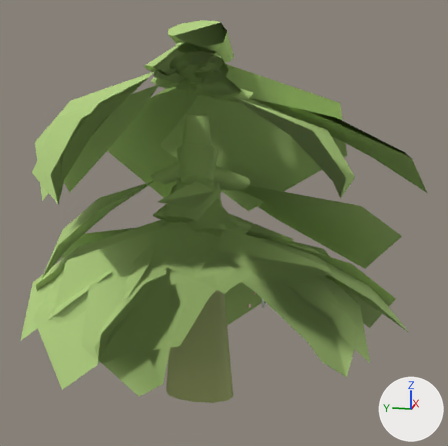
The glTF model web-forest/public/model/species/musa-ornata.glb as it was, and as the next commit left it.
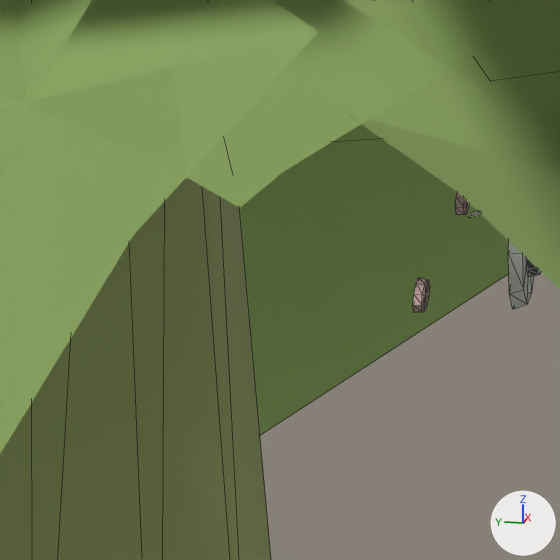
There are two pictures of each version: one whole from a camera (50 mm lens) standing at (-1.912, -0.405, 1.07) and looking at (0.002, -0.022, 0.591), one close up on the part from 43% to 60% of the width and 59% to 77% of the height. The lights are fixed; the arrows at lower right show +X, +Y and +Z. The first two pictures are the older version. The close-ups show mesh edges as thin lines. Everything nearer to the camera than a plane just in front of the edit is cut away. Where no turn or scale is listed for an object, it has been applied to the vertices. Vertices at exactly the same position are counted once.

The first close-up shows 'p0', 'p13', 'p16', 'p17', 'p3', 'p8', 'pseudostem'.
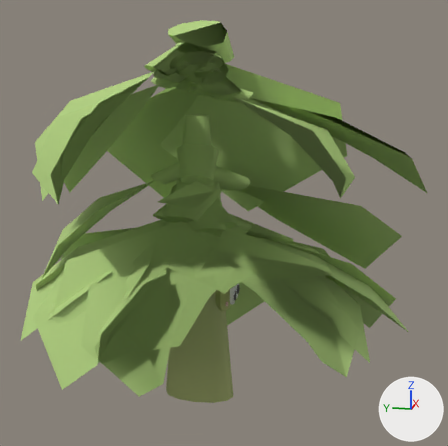
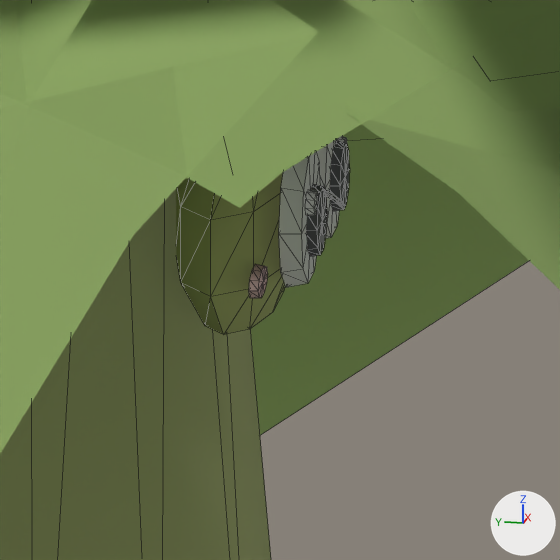
Changed parts and their boxes (x1, y1, x2, y2) in the close-ups (560 x 560 px; the box of a moved part takes in the faces that stretch with it):
'pseudostem', reshaped
    before: (0, 177, 541, 560)
    after: (0, 136, 350, 560)
part 1 of me_mesh_0, added (green)
    after: (176, 172, 286, 335)
part 2 of me_mesh_0, added
    after: (316, 139, 339, 238)
part 3 of me_mesh_0, moved or reshaped (not visible before)
    after: (330, 141, 350, 211)
part 4 of me_mesh_0, moved or reshaped (not visible before)
    after: (336, 136, 347, 143)
part 5 of me_mesh_0, moved or reshaped (not visible afterwards)
    before: (455, 192, 469, 215)
part 6 of me_mesh_0, added
    after: (279, 152, 320, 287)
part 7 of me_mesh_0, moved or reshaped (mostly hidden before)
    before: (526, 258, 541, 277)
    after: (306, 184, 327, 256)
part 8 of me_mesh_0, moved or reshaped (not visible before)
    after: (306, 189, 318, 215)
part 9 of me_mesh_0, moved or reshaped
    before: (413, 277, 430, 312)
    after: (249, 264, 268, 298)
part 10 of me_mesh_0, moved or reshaped (mostly hidden before)
    before: (468, 211, 480, 218)
    after: (325, 190, 345, 209)
part 11 of me_mesh_0, deleted
    before: (508, 242, 534, 309)

The edits, one by one:
me_mesh_0 is used by ob_pseudostem; location (-0.0423, 0.0543, 0.0).
me_mesh_0 had 261 vertices, 480 faces and spanned x -0.074..0.074, y -0.253..0.118, z 0.0..0.936.
me_mesh_0 now has 303 vertices, 560 faces and spans x -0.073..0.073, y -0.135..0.118, z 0.0..0.936.
me_mesh_0 part 1: a new loose piece, an icosphere of 80 faces spanning x -0.073..0.073, y -0.114..-0.061, z 0.311..0.426, in mat_flat.
me_mesh_0 part 2: a new loose piece, a 10-sided cut cone along y (radius 0.0238 by 0.0309 at the low end, 0.0258 by 0.0336 at the high end) spanning x 0.0035..0.0552, y -0.1247..-0.1147, z 0.3437..0.4077, in mat_flat.
me_mesh_0 part 3: the loose piece of 22 vertices spanning x 0.018..0.046, y -0.228..-0.223, z 0.357..0.39 is moved by (-0.003, 0.099, 0.0).
me_mesh_0 part 4: the loose piece of 22 vertices spanning x 0.032..0.045, y -0.233..-0.229, z 0.377..0.389 is moved by (-0.002, 0.105, 0.001).
me_mesh_0 part 5: the loose piece of 22 vertices spanning x 0.05..0.074, y -0.181..-0.178, z 0.348..0.361 is moved by (-0.002, 0.073, 0.0).
me_mesh_0 part 6: a new loose piece, a 10-sided cut cone along y (radius 0.0238 by 0.0309 at the low end, 0.0258 by 0.0336 at the high end) spanning x -0.0552..-0.0035, y -0.1247..-0.1147, z 0.3437..0.4077, in mat_flat.
me_mesh_0 part 7: the loose piece of 22 vertices spanning x -0.046..-0.018, y -0.228..-0.223, z 0.357..0.39 is moved by (0.003, 0.099, 0.0).
me_mesh_0 part 8: the loose piece of 22 vertices spanning x -0.033..-0.019, y -0.233..-0.229, z 0.377..0.389 is moved by (-0.01, 0.105, 0.001).
me_mesh_0 part 9: the loose piece of 22 vertices spanning x -0.074..-0.05, y -0.181..-0.178, z 0.348..0.361 is moved by (0.002, 0.073, 0.0).
me_mesh_0 part 10: the loose piece of 38 vertices spanning x -0.003..0.003, y -0.253..-0.191, z 0.369..0.377 is scaled about its middle by (1.03, 0.48, 1.02), then moved by (0.0, 0.102, 0.0).
me_mesh_0 part 11: the loose piece of 22 vertices spanning x -0.059..-0.005, y -0.223..-0.217, z 0.343..0.409 is deleted.
Other edits to the shape of me_mesh_0 do not show in these pictures.
